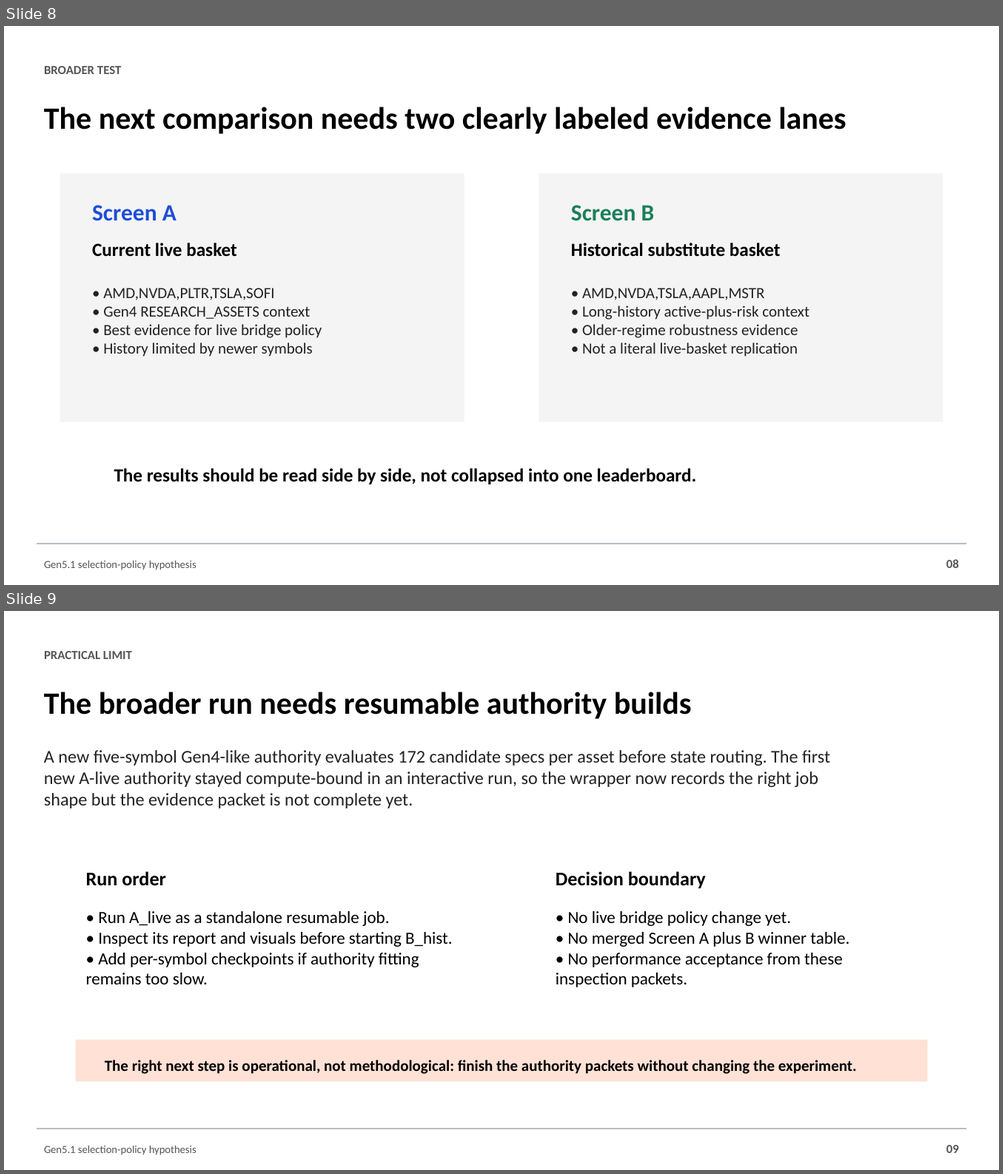
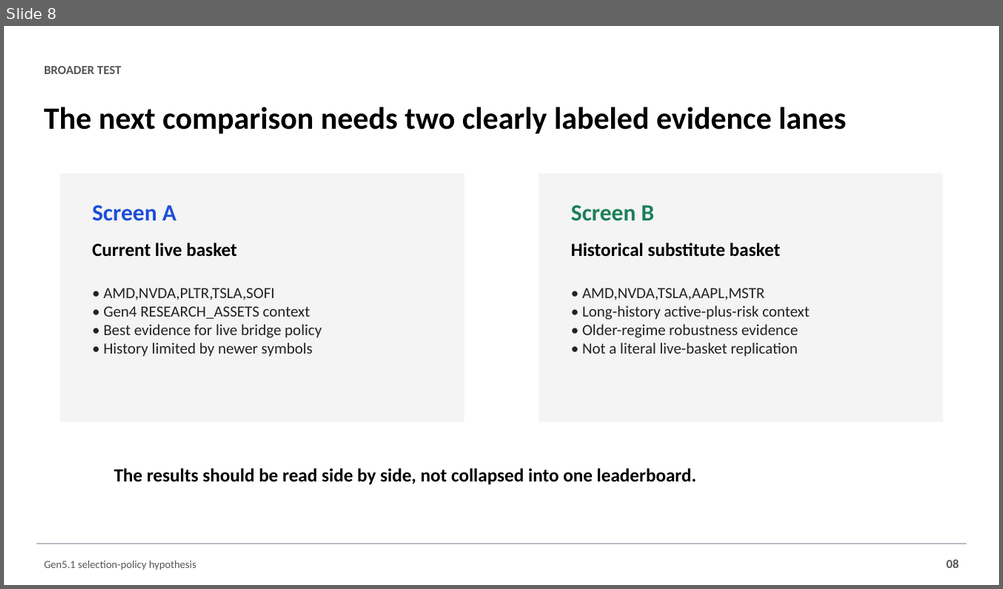
Before and after one commit to Francisc0Franc0/Time-Series-Modeling-Gen5, a slide deck: presentations/gen5_selection_policy_hypothesis.pptx. Shown one above the other, each under a label of ours: slides 8 and 9 before the commit, slide 8 after it. The pictures are 1003x1174 and 1003x589 pixels, drawn with LibreOffice and Linux fonts; fonts in the diff are those of the drawing. Boxes give left, top, right and bottom in pixels: in the first picture for what was removed or moved away, otherwise in the second. Text is boxed around its words. In the diff, an @@ line names an element or a change of style, - is before the commit and + after.

Commit message:
Complete A-live selection policy robustness screen

```diff
--- a/presentations/gen5_selection_policy_hypothesis.pptx
+++ b/presentations/gen5_selection_policy_hypothesis.pptx
@@ slide 9 removed at (4, 611, 999, 1170), background #FFFFFF @@
@@ text removed at (44, 651, 132, 659) @@
-PRACTICAL LIMIT
@@ text removed at (44, 692, 691, 719) @@
-The broader run needs resumable authority builds
@@ text removed at (44, 750, 830, 809) @@
-A new five-symbol Gen4-like authority evaluates 172 candidate specs per asset before state routing. The first new A-live authority stayed compute-bound in an interactive run, so the wrapper now records the right job shape but the evidence packet is not complete yet.
@@ text removed at (86, 871, 166, 886) @@
-Run order
@@ text removed at (555, 871, 706, 889) @@
-Decision boundary
@@ text removed at (86, 911, 452, 985) @@
-• Run A_live as a standalone resumable job.
-• Inspect its report and visuals before starting B_hist.
-• Add per-symbol checkpoints if authority fitting remains too slow.
@@ text removed at (555, 911, 849, 988) @@
-• No live bridge policy change yet.
-• No merged Screen A plus B winner table.
-• No performance acceptance from these inspection packets.
@@ rectangle removed at (76, 1040, 928, 1082) @@
@@ text removed at (105, 1060, 856, 1074) @@
-The right next step is operational, not methodological: finish the authority packets without changing the experiment.
@@ rectangle removed at (37, 1129, 967, 1130) @@
@@ text removed at (44, 1146, 196, 1156) @@
-Gen5.1 selection-policy hypothesis
@@ text removed at (946, 1145, 959, 1153) @@
-09
```
Also in this commit, not shown: 3 slides added, 5 other files.
